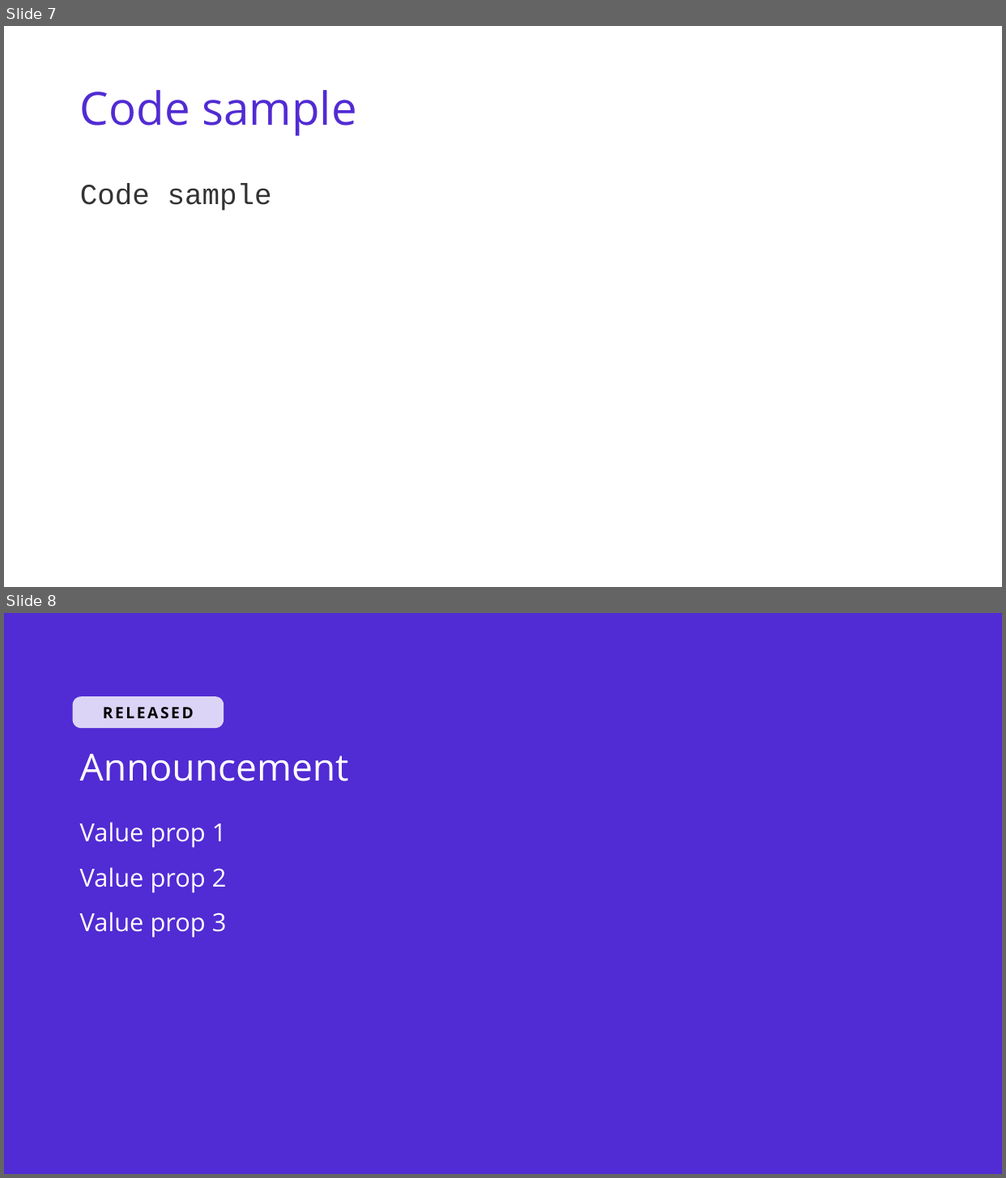
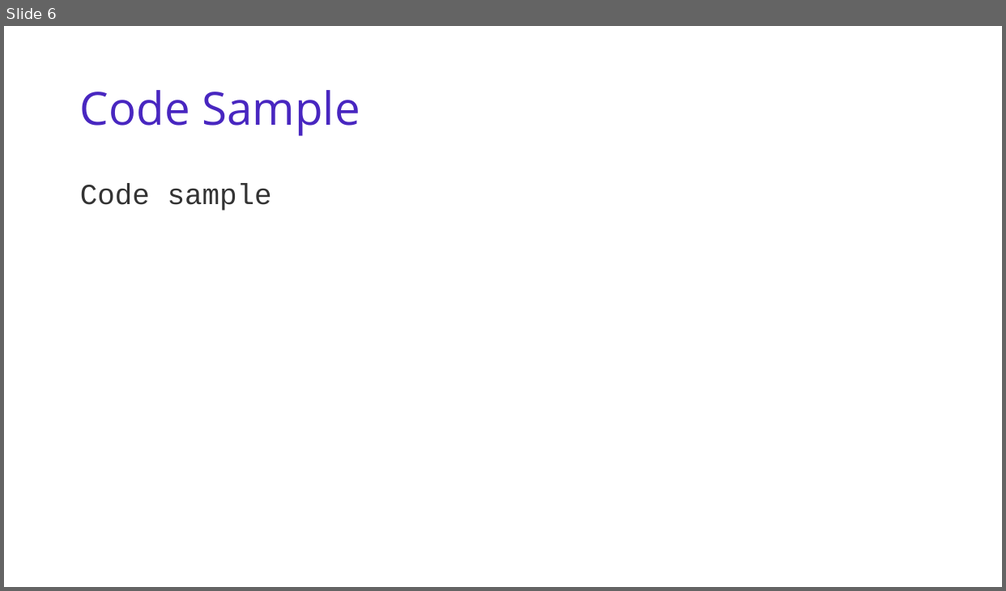
Before and after one commit to dotnet/brand, a slide deck: presentation-template/dotnet-deck-template.odp. Shown one above the other, each under a label of ours: slides 7 and 8 before the commit, slide 6 after it. The pictures are 1006x1178 and 1006x591 pixels, drawn with LibreOffice and Linux fonts; fonts in the diff are those of the drawing; background and template pictures are left out. Boxes give left, top, right and bottom in pixels: in the first picture for what was removed or moved away, otherwise in the second. Text is boxed around its words. In the diff, an @@ line names an element or a change of style, - is before the commit and + after.

```diff
--- a/presentation-template/dotnet-deck-template.odp
+++ b/presentation-template/dotnet-deck-template.odp
@@ slide 8 removed at bbox=[4, 613, 1002, 1174], background picture (left out) @@
@@ freeform shape removed at bbox=[73, 697, 224, 728] @@
-RELEASED
@@ text removed at bbox=[80, 754, 349, 781] @@
-Announcement
@@ text removed at bbox=[80, 822, 227, 938] @@
-Value prop 1
-Value prop 2
-Value prop 3
@@ what was slide 7 is now slide 6 @@
@@ slide 6 changed as well @@
@@ title at bbox=[80, 90, 360, 136]: text changed; text colour #512BD3 to #4826C0 @@
-Code sample
+Code Sample
```
Also in this commit, not shown: 4 other slides changed, 9 slides added, 7 other slides removed, 7 other files.
